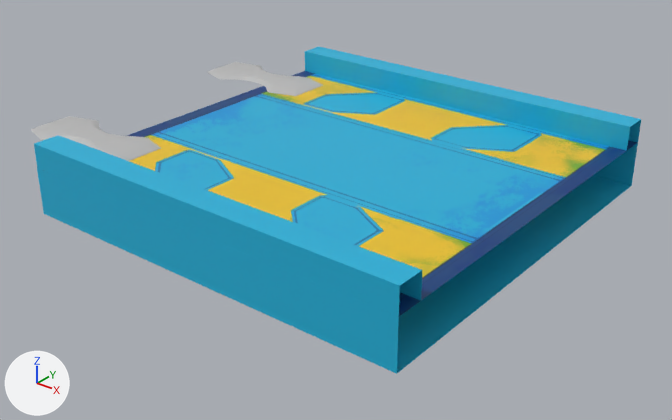
A saved change to the FBX model Assets/Art/Track/pre vis/PV_TStraightB.fbx.
Before and after are seen from a camera (50 mm lens) standing at (29.5, -37.9, 20.7) and looking at (-0.6, -0.2, -2.7). Every picture has the same lights, and +X, +Y and +Z are marked at lower left. Where no turn or scale is listed for an object, it has been applied to the vertices.

Script lines for the objects in view, before the commit:
```python
me_mesh = bpy.data.meshes.new('Mesh')
me_mesh.from_pydata(...)  # 80 vertices, 58 faces; spans x -16.0..-7.7, y -9.3..9.3, z 0.9..1.1
me_mesh.materials.append(mat_lambert85)  # grey #bcbcbc
me_mesh_001 = bpy.data.meshes.new('Mesh.001')
me_mesh_001.from_pydata(...)  # 32 vertices, 14 faces; spans x -11.9..11.9, y -11.9..11.9, z -2.1..2.1
# faces by material slot: [8, 6]
me_mesh_001.materials.append(mat_lambert124)  # picture img_track_low_lambert1_basemap_png
me_mesh_001.materials.append(mat_lambert125)  # picture img_track_low_lambert1_basemap_png
ob_clip3 = bpy.data.objects.new('clip3', me_mesh)
ob_clip3.location = (-1.06, 0.0, -0.03)
ob_scale13 = bpy.data.objects.new('scale13', me_mesh_001)
ob_scale13.location = (0.0, 0.0, 0.21)
```
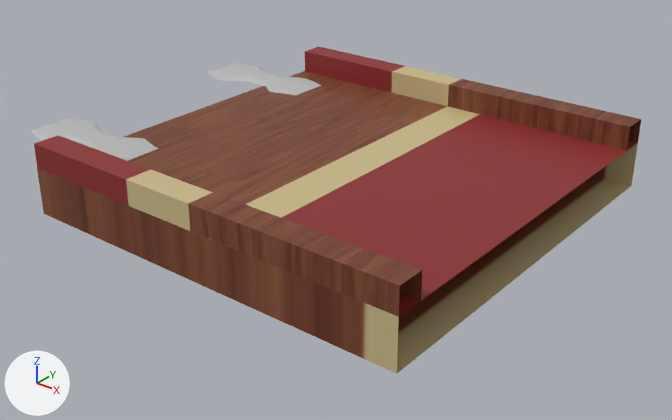
Pixel boxes [x1, y1, x2, y2] of what changed, in the pictures (672 x 420 px):
'clip3', moved: before [31, 62, 323, 161]; after [31, 63, 321, 161]
part 1 of me_mesh_001, recoloured: [37, 71, 638, 374] in both

What changed in the scene script:
```text
Add img_plane_lambert1_basemap_png:
    img_plane_lambert1_basemap_png = load_image('PLANE_lambert1_BaseMap.png', '../../Assets from internet/table/PLANE_lambert1_BaseMap.png', 2048, 2048, 'sRGB')
Add mat_lambert132:
    mat_lambert132 = principled_material('lambert132')
    mat_lambert132.texture = img_plane_lambert1_basemap_png
Change me_mesh_001:
    where me_mesh_001.from_pydata(...)  # 32 vertices, 14 faces; spans x -11.9..11.9, y -11.9..11.9, z -2.1..2.1
    used by ob_scale13; location = (0.0, 0.0, 0.21)
    remove me_mesh_001.materials.append(mat_lambert125)  # picture img_track_low_lambert1_basemap_png
    me_mesh_001 part 1: all 8 faces that had it switch from mat_lambert124 (picture img_track_low_lambert1_basemap_png) to mat_lambert132 (picture img_plane_lambert1_basemap_png)
Change ob_clip3:
    ob_clip3.location: (-1.06, 0.0, -0.03) -> (-1.06, 0.0, -0.11)
```
